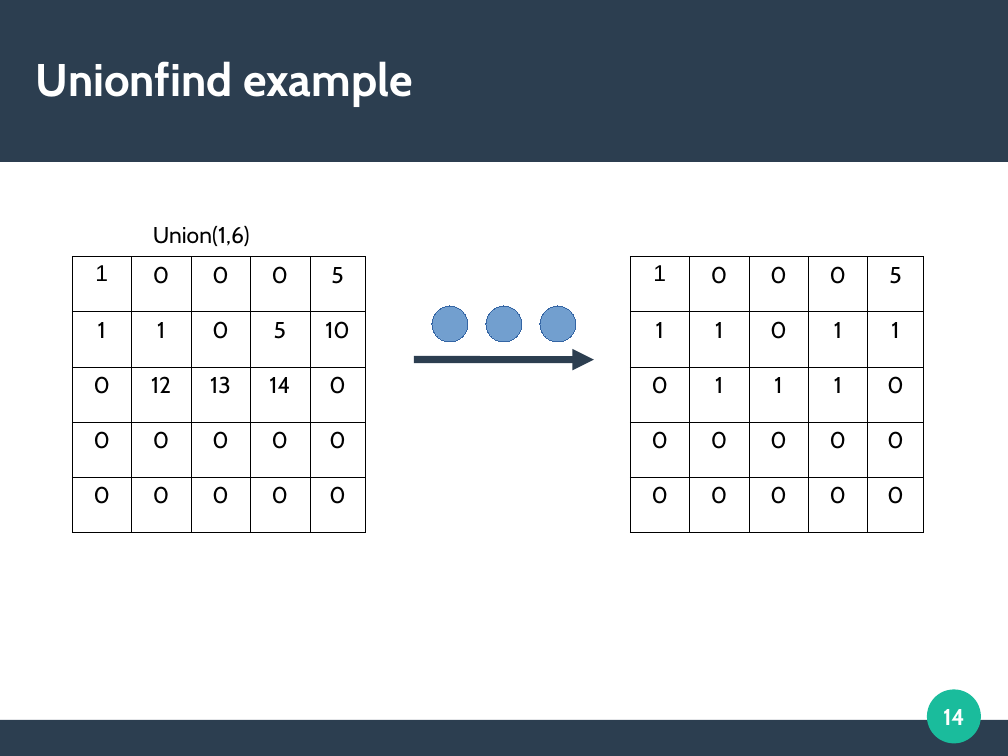
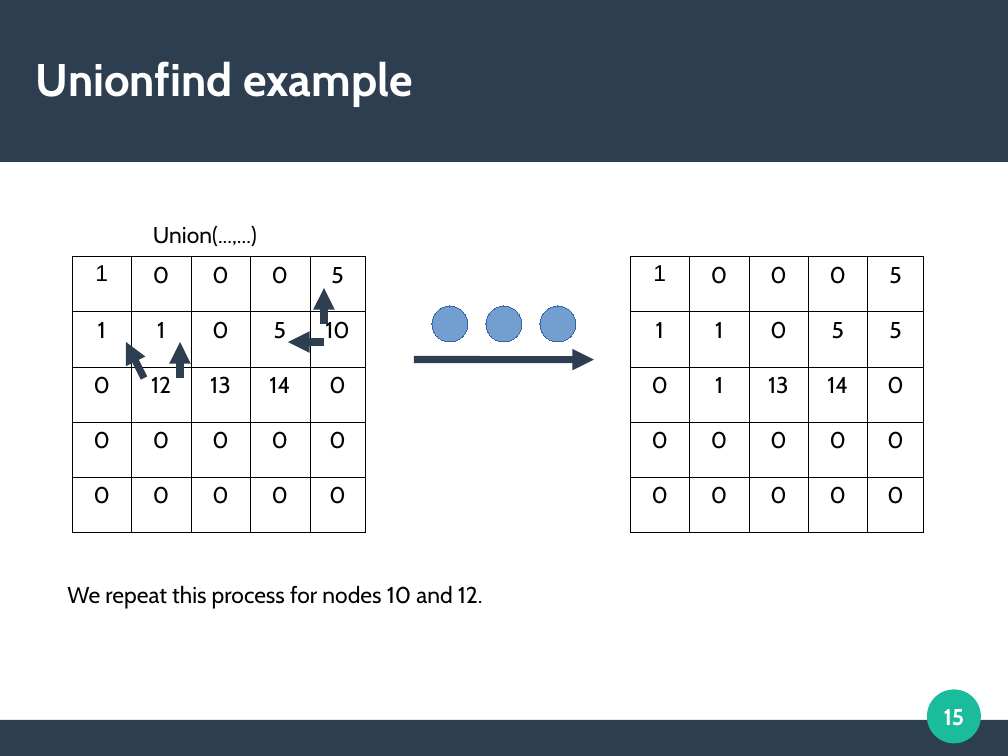
Before and after one commit to cycraig/ConnectedComponentsLabelling, a slide deck: slide 15 of presentation/Presentation.odp (slide 14 before the commit). Drawn at 1008x756 pixels with LibreOffice and Linux fonts; fonts in the diff are those of the drawing. Boxes give left, top, right and bottom in pixels: in the first picture for what was removed or moved away, otherwise in the second. Text is boxed around its words. In the diff, an @@ line names an element or a change of style, - is before the commit and + after.

```diff
--- a/presentation/Presentation.odp
+++ b/presentation/Presentation.odp
@@ text at (x1=153, y1=226, x2=257, y2=246): text changed @@
-Union(1,6)
+Union(...,...)
@@ table at (x1=630, y1=256, x2=924, y2=531) @@
-row 2, column 4: 1
+row 2, column 4: 5
-row 2, column 5: 1
+row 2, column 5: 5
-row 3, column 3: 1
+row 3, column 3: 13
-row 3, column 4: 1
+row 3, column 4: 14
@@ arrow added from (324, 324) to (324, 288), #2C3E50 5.67 pt @@
@@ arrow added from (144, 378) to (126, 342), #2C3E50 5.67 pt @@
@@ arrow added from (180, 378) to (180, 342), #2C3E50 5.67 pt @@
@@ arrow added from (324, 342) to (288, 342), #2C3E50 5.67 pt @@
@@ text added at (x1=67, y1=586, x2=483, y2=609), 18 pt, text #000000 @@
+We repeat this process for nodes 10 and 12.
@@ page number at (x1=944, y1=709, x2=965, y2=726): text changed @@
-14
+15
```
Also in this commit, not shown: 6 other slides changed, 8 slides added.
